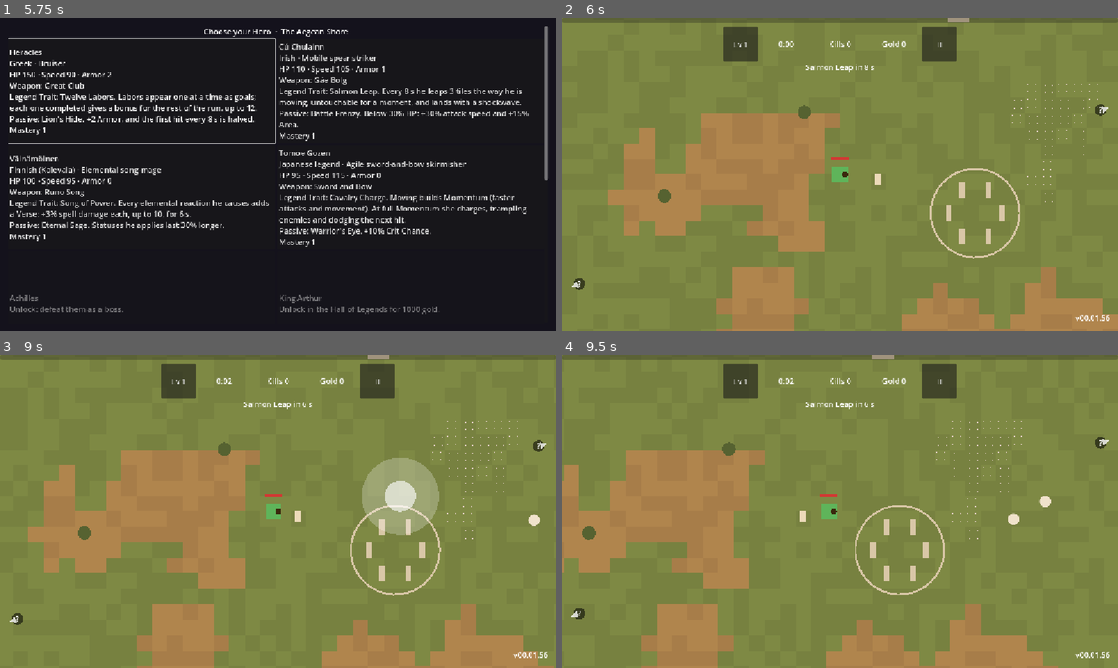
Above: before the commit, frames 1-4 (two rows, left to right).
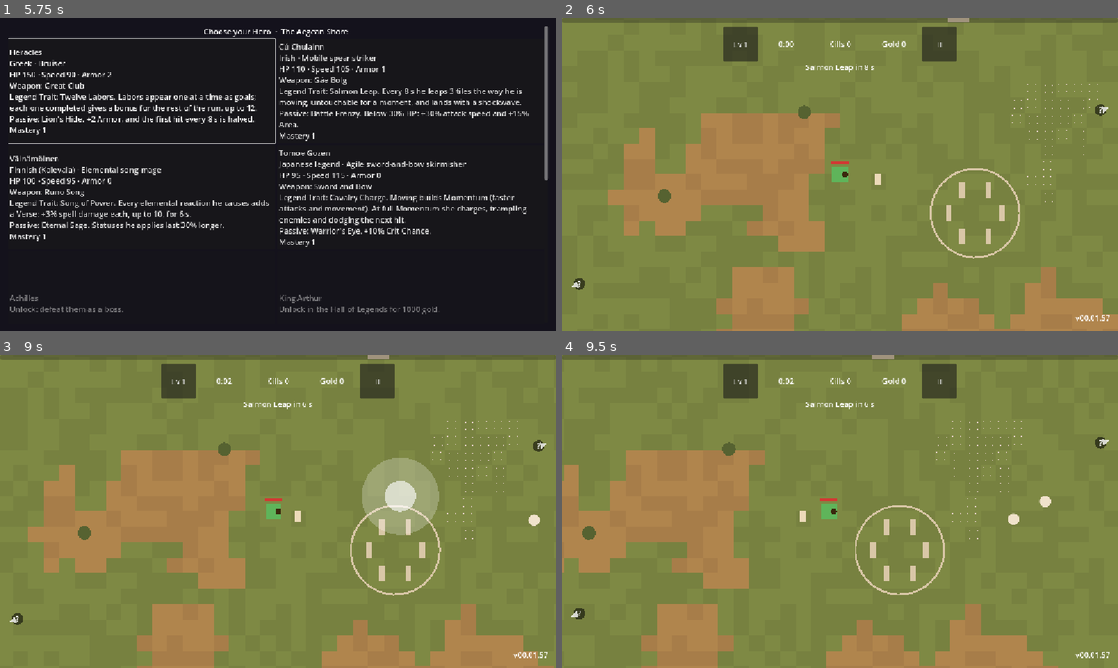
Above: after the commit, the same moments.

Repository: Zephino/Mythriven
Game: Godot game, scene res://scenes/main.tscn
Same seed, same stepped clock (60 frames per second), same inputs: the game is played once before the commit and once after it.
Inputs (mouse positions are in pixels of both pictures, inside the frame that each line leads up to):
- Up to frame 1 (5.75 s): click "Play" at 0.5 s; click "Play" at 1.25 s; click "Co-op" at 2 s; click "Public Games" at 2.75 s; click "Hall of Legends" at 3.5 s; click "Leaderboard" at 4.25 s; click "Suggest a Feature" at 5 s
- Up to frame 2 (6 s): click "The Aegean Shore Best none ye…" at 5.75 s
- Up to frame 3 (9 s): click "Lv 1" at 6.5 s; click "II" at 7.25 s; click "Resume" at 8 s; tap Enter (ui_accept) at 8.75 s; move the mouse to (400, 495) at 8.77 s; hold D (move_right) from 8.78 s (still down); hold Tab (level_badge) from 8.78 s (still down); click (400, 495) at 8.92 s
- Up to frame 4 (9.5 s): keep holding D (move_right); keep holding Tab (level_badge); tap Enter (ui_accept) at 9.02 s

Frame 1 is identical in both runs. In frame 2, less than 0.1% of the frame differs, in the area x 48-99%, y 44-97%; in frame 3, less than 0.1%; in frame 4, less than 0.1%.

Commit message:
v00.01.57 Review: Heracles redrawn with heroic proportions and a readable club
Co-Authored-By: Claude Opus 5.5 <noreply@anthropic.com>
Claude-Session: https://claude.ai/code/session_015nF5Mw8v9R2Etpth2EQKF7

Diff:
--- a/data/art/heracles.json
+++ b/data/art/heracles.json
@@ -1,142 +1,214 @@
 {
- "_doc": "Heracles (GAME_DESIGN.md: Heroes; owner-approved style test 10/31/2026). Pixel art as rows of letters, 1 letter = 1 pixel, drawn facing right; the game mirrors it to face left. '.' is transparent; every other letter is a colour from palette. Frames: idle, and walk (played in turn while moving). anchor is the pixel at the Hero's feet centre (placed on the Hero's position). Iconography from Greek art and Pseudo-Apollodorus: the Nemean lion's skin worn as a hood and cloak, paws knotted on the chest, a beard, a chiton, and the club.",
+ "_doc": "Heracles (GAME_DESIGN.md: Heroes; art style test, owner request 10/31/2026, second version after the owner's feedback). Pixel art as rows of letters, 1 letter = 1 pixel, drawn facing right; the game mirrors it to face left. '.' is transparent; every other letter is a colour from palette. Frames: idle, and walk (played in turn while moving). anchor is the pixel under the middle of the feet. Iconography from Greek vase painting and Pseudo-Apollodorus (Bibliotheca 2.5.1): the Nemean lion's skin worn as a hood (its head over his) and cloak, its paws knotted at the throat; a beard; a short chiton; sandals; and his club. Drawn by scratchpad tool build_heracles.py (shapes, then an automatic dark outline).",
  "size": [
-  18,
-  20
+  24,
+  34
  ],
  "anchor": [
-  9,
-  19
+  14,
+  32
  ],
  "palette": {
-  "o": "#2a1810",
-  "l": "#d09a38",
-  "L": "#9a6420",
-  "m": "#7a4a18",
-  "w": "#f4ecd8",
-  "s": "#e8b080",
-  "S": "#b87a50",
-  "k": "#1a1010",
-  "h": "#4a2a16",
-  "t": "#ece2c8",
-  "T": "#b8aa88",
-  "b": "#6a4020",
-  "c": "#b07a40",
-  "C": "#5a3418"
+  "o": "#24160e",
+  "l": "#d6a040",
+  "L": "#a06a24",
+  "m": "#6e4216",
+  "w": "#f6efe0",
+  "k": "#140c08",
+  "s": "#e2a676",
+  "S": "#b0724a",
+  "h": "#3e2414",
+  "H": "#2a180c",
+  "r": "#a83a2c",
+  "R": "#7a2620",
+  "b": "#5c3a1c",
+  "y": "#d8b048",
+  "c": "#9a6232",
+  "C": "#553012"
  },
  "frames": {
   "idle": [
    [
-    "......oo..........",
-    ".....oLloooooo....",
-    "....olllllllllo...",
-    "...olmllkllllllo..",
-    "...olmlLLLLLLLLLo.",
-    "...olmSwowowowooo.",
-    "...olmSsssksso....",
-    "...olmSsssssSSo...",
-    "...olmShhhhhhSo...",
-    "..olmmohhhhhhho...",
-    "..olmSlltttttLso..",
-    "..olmSsLlttlttsoo.",
-    "..olmSssLlttttsoco",
-    "..olLobbbbbbbbsoco",
-    "..oLLottttttttocCo",
-    "...oLotttTTtttocco",
-    "....oottttttoooCco",
-    ".....osso.ossoccCo",
-    ".....osso.osso.oo.",
-    ".....oooo.oooo...."
+    "..........oo............",
+    ".........ommoooo........",
+    "........olLlllllo.......",
+    "........ollllllklo......",
+    "........olllllllllo.....",
+    "........omLLLLLLLLLo....",
+    "........omLLLLLLLLLo....",
+    "........ooLLLLLLLwwo....",
+    ".......omLoSSssssoo.....",
+    ".......omLoSSssksso.....",
+    ".......omLoSSsssso......",
+    ".......omLooHhhhso......",
+    ".......omLooHhhhho......",
+    ".......omLosllLlsooo....",
+    ".......omLSSsssssSsSo...",
+    ".......omLSSsssssSsso...",
+    ".......omLSSSSsSSSsso...",
+    ".......omLSSssSssSsso...",
+    ".......omLSSssSssSsso...",
+    ".......omLSSsssssSssco..",
+    ".......omLbbbbybbbssco..",
+    ".......omLrRrrRrrrooco..",
+    ".......omLrRrrRrrroocCo.",
+    ".......omLrRrrRrrroocCo.",
+    ".......omrRrrRrrRrroccCo",
+    ".......omRRRRRRRRRRocCCo",
+    ".......omLoSssoSssoocccC",
+    "........oooSssoSssoocccC",
+    "..........obbbobbbooccCC",
+    "..........osbsosbsoocCcC",
+    "..........osssossso.ocCo",
+    "..........obbbbbbbbo.oo.",
+    "...........oooooooo.....",
+    "........................"
    ]
   ],
   "walk": [
    [
-    "......oo..........",
-    ".....oLloooooo....",
-    "....olllllllllo...",
-    "...olmllkllllllo..",
-    "...olmlLLLLLLLLLo.",
-    "...olmSwowowowooo.",
-    "...olmSsssksso....",
-    "...olmSsssssSSo...",
-    "...olmShhhhhhSo...",
-    "..olmmohhhhhhho...",
-    "..olmSlltttttLso..",
-    "..olmSsLlttlttsoo.",
-    "..olmSssLlttttsoco",
-    "..olLobbbbbbbbsoco",
-    "..oLLottttttttocCo",
-    "...oLotttTTtttocco",
-    "....oottttttoooCco",
-    ".....osso..ossocCo",
-    ".....oso....osooo.",
-    "....obbo....obbo.."
+    "..........oo............",
+    ".........ommoooo........",
+    "........olLlllllo.......",
+    "........ollllllklo......",
+    "........olllllllllo.....",
+    "........omLLLLLLLLLo....",
+    "........omLLLLLLLLLo....",
+    "........ooLLLLLLLwwo....",
+    ".......omLoSSssssoo.....",
+    ".......omLoSSssksso.....",
+    ".......omLoSSsssso......",
+    ".......omLooHhhhso......",
+    ".......omLooHhhhho......",
+    ".......omLosllLlsooo....",
+    ".......omLSSsssssSsSo...",
+    ".......omLSSsssssSsso...",
+    ".......omLSSSSsSSSsso...",
+    ".......omLSSssSssSsso...",
+    ".......omLSSssSssSsso...",
+    ".......omLSSsssssSssco..",
+    ".......omLbbbbybbbssco..",
+    ".......omLrRrrRrrrooco..",
+    ".......omLrRrrRrrroocCo.",
+    ".......omLrRrrRrrroocCo.",
+    ".......omrRrrRrrRrroccCo",
+    ".......omRRRRRRRRRRocCCo",
+    ".......omLSssoooSssocccC",
+    "........ooSsso.oSssocccC",
+    ".........obbbo.obbboccCC",
+    ".........osbso.osbsocCcC",
+    ".........ossso.osssoocCo",
+    ".........obbbboobbbbooo.",
+    "..........oooo..oooo....",
+    "........................"
    ],
    [
-    "......oo..........",
-    ".....oLloooooo....",
-    "....olllllllllo...",
-    "...olmllkllllllo..",
-    "...olmlLLLLLLLLLo.",
-    "...olmSwowowowooo.",
-    "...olmSsssksso....",
-    "...olmSsssssSSo...",
-    "...olmShhhhhhSo...",
-    "..olmmohhhhhhho...",
-    "..olmSlltttttLso..",
-    "..olmSsLlttlttsoo.",
-    "..olmSssLlttttsoco",
-    "..olLobbbbbbbbsoco",
-    "..oLLottttttttocCo",
-    "...oLotttTTtttocco",
-    "....oottttttoooCco",
-    ".....osso.ossoccCo",
-    ".....osso.osso.oo.",
-    ".....oooo.oooo...."
+    "..........oo............",
+    ".........ommoooo........",
+    "........olLlllllo.......",
+    "........ollllllklo......",
+    "........olllllllllo.....",
+    "........omLLLLLLLLLo....",
+    "........omLLLLLLLLLo....",
+    "........ooLLLLLLLwwo....",
+    ".......omLoSSssssoo.....",
+    ".......omLoSSssksso.....",
+    ".......omLoSSsssso......",
+    ".......omLooHhhhso......",
+    ".......omLooHhhhho......",
+    ".......omLosllLlsooo....",
+    ".......omLSSsssssSsSo...",
+    ".......omLSSsssssSsso...",
+    ".......omLSSSSsSSSsso...",
+    ".......omLSSssSssSsso...",
+    ".......omLSSssSssSsso...",
+    ".......omLSSsssssSssco..",
+    ".......omLbbbbybbbssco..",
+    ".......omLrRrrRrrrooco..",
+    ".......omLrRrrRrrroocCo.",
+    ".......omLrRrrRrrroocCo.",
+    ".......omrRrrRrrRrroccCo",
+    ".......omRRRRRRRRRRocCCo",
+    ".......omLoSssoSssoocccC",
+    "........oooSssoSssoocccC",
+    "..........obbbobbbooccCC",
+    "..........osbsosbsoocCcC",
+    "..........osssossso.ocCo",
+    "..........obbbbbbbbo.oo.",
+    "...........oooooooo.....",
+    "........................"
    ],
    [
-    "......oo..........",
-    ".....oLloooooo....",
-    "....olllllllllo...",
-    "...olmllkllllllo..",
-    "...olmlLLLLLLLLLo.",
-    "...olmSwowowowooo.",
-    "...olmSsssksso....",
-    "...olmSsssssSSo...",
-    "...olmShhhhhhSo...",
-    "..olmmohhhhhhho...",
-    "..olmSlltttttLso..",
-    "..olmSsLlttlttsoo.",
-    "..olmSssLlttttsoco",
-    "..olLobbbbbbbbsoco",
-    "..oLLottttttttocCo",
-    "...oLotttTTtttocco",
-    "....oottttttoooCco",
-    "......osso.ossocCo",
-    ".......osoosso.oo.",
-    ".......obboobbo..."
+    "..........oo............",
+    ".........ommoooo........",
+    "........olLlllllo.......",
+    "........ollllllklo......",
+    "........olllllllllo.....",
+    "........omLLLLLLLLLo....",
+    "........omLLLLLLLLLo....",
+    "........ooLLLLLLLwwo....",
+    ".......omLoSSssssoo.....",
+    ".......omLoSSssksso.....",
+    ".......omLoSSsssso......",
+    ".......omLooHhhhso......",
+    ".......omLooHhhhho......",
+    ".......omLosllLlsooo....",
+    ".......omLSSsssssSsSo...",
+    ".......omLSSsssssSsso...",
+    ".......omLSSSSsSSSsso...",
+    ".......omLSSssSssSsso...",
+    ".......omLSSssSssSsso...",
+    ".......omLSSsssssSssco..",
+    ".......omLbbbbybbbssco..",
+    ".......omLrRrrRrrrooco..",
+    ".......omLrRrrRrrroocCo.",
+    ".......omLrRrrRrrroocCo.",
+    ".......omrRrrRrrRrroccCo",
+    ".......omRRRRRRRRRRocCCo",
+    ".......omLooSsSssooocccC",
+    "........oo.oSsSsso.occcC",
+    "...........obbbbbo.occCC",
+    "...........osbsbso.ocCcC",
+    "...........ossssso..ocCo",
+    "...........obbbbbbo..oo.",
+    "............oooooo......",
+    "........................"
    ],
    [
-    "......oo..........",
-    ".....oLloooooo....",
-    "....olllllllllo...",
-    "...olmllkllllllo..",
-    "...olmlLLLLLLLLLo.",
-    "...olmSwowowowooo.",
-    "...olmSsssksso....",
-    "...olmSsssssSSo...",
-    "...olmShhhhhhSo...",
-    "..olmmohhhhhhho...",
-    "..olmSlltttttLso..",
-    "..olmSsLlttlttsoo.",
-    "..olmSssLlttttsoco",
-    "..olLobbbbbbbbsoco",
-    "..oLLottttttttocCo",
-    "...oLotttTTtttocco",
-    "....oottttttoooCco",
-    ".....osso.ossoccCo",
-    ".....osso.osso.oo.",
-    ".....oooo.oooo...."
+    "..........oo............",
+    ".........ommoooo........",
+    "........olLlllllo.......",
+    "........ollllllklo......",
+    "........olllllllllo.....",
+    "........omLLLLLLLLLo....",
+    "........omLLLLLLLLLo....",
+    "........ooLLLLLLLwwo....",
+    ".......omLoSSssssoo.....",
+    ".......omLoSSssksso.....",
+    ".......omLoSSsssso......",
+    ".......omLooHhhhso......",
+    ".......omLooHhhhho......",
+    ".......omLosllLlsooo....",
+    ".......omLSSsssssSsSo...",
+    ".......omLSSsssssSsso...",
+    ".......omLSSSSsSSSsso...",
+    ".......omLSSssSssSsso...",
+    ".......omLSSssSssSsso...",
+    ".......omLSSsssssSssco..",
+    ".......omLbbbbybbbssco..",
+    ".......omLrRrrRrrrooco..",
+    ".......omLrRrrRrrroocCo.",
+    ".......omLrRrrRrrroocCo.",
+    ".......omrRrrRrrRrroccCo",
+    ".......omRRRRRRRRRRocCCo",
+    ".......omLoSssoSssoocccC",
+    "........oooSssoSssoocccC",
+    "..........obbbobbbooccCC",
+    "..........osbsosbsoocCcC",
+    "..........osssossso.ocCo",
+    "..........obbbbbbbbo.oo.",
+    "...........oooooooo.....",
+    "........................"
    ]
   ]
  }
--- a/data/config.json
+++ b/data/config.json
@@ -51,7 +51,8 @@
     "walk_frame_px": 6,
     "hp_bar_width_px": 18,
     "hp_bar_height_px": 3,
-    "hp_bar_offset_px": 18,
+    "hp_bar_offset_px": 14,
+    "hp_bar_art_gap_px": 4,
     "hp_bar_color": "#d23c3c",
     "hp_bar_back_color": "#00000099",
     "snap_to_8_directions": true,
--- a/data/schemas.json
+++ b/data/schemas.json
@@ -61,6 +61,7 @@
               "hp_bar_width_px": "number",
               "hp_bar_height_px": "number",
               "hp_bar_offset_px": "number",
+              "hp_bar_art_gap_px": "number",
               "hp_bar_color": "string",
               "hp_bar_back_color": "string",
               "snap_to_8_directions": "bool",
--- a/project.godot
+++ b/project.godot
@@ -11,7 +11,7 @@
 [application]
 
 config/name="Mythriven"
-config/version="00.01.56"
+config/version="00.01.57"
 run/main_scene="res://scenes/main.tscn"
 config/features=PackedStringArray("4.7", "GL Compatibility")
 
--- a/scripts/player/player.gd
+++ b/scripts/player/player.gd
@@ -220,7 +220,12 @@
 func _draw_hp_bar() -> void:
 	var width: float = Data.cfg_float("player.hp_bar_width_px")
 	var height: float = Data.cfg_float("player.hp_bar_height_px")
-	var top_left := Vector2(-width * 0.5, -Data.cfg_float("player.hp_bar_offset_px"))
+	var offset: float = Data.cfg_float("player.hp_bar_offset_px")
+	var art: Dictionary = PixelArt.find(str(hero.get("id", "")))
+	if not art.is_empty():
+		# Just above the top of the Hero's art.
+		offset = (art["anchor"] as Vector2).y - body_radius + Data.cfg_float("player.hp_bar_art_gap_px")
+	var top_left := Vector2(-width * 0.5, -offset)
 	draw_rect(Rect2(top_left, Vector2(width, height)), Color.html(Data.cfg_string("player.hp_bar_back_color")))
 	var fraction: float = clampf(hp / max_hp, 0.0, 1.0) if max_hp > 0.0 else 0.0
 	draw_rect(Rect2(top_left, Vector2(width * fraction, height)), Color.html(Data.cfg_string("player.hp_bar_color")))
Not shown, added: tools/.gdignore
Not shown, changed: CHANGELOG.md
Not shown, changed: VERSION
Not shown, changed: docs/AI_STATUS.md
Not shown, changed: docs/ART_RULES.md
Not shown, added: tools/art/build_heracles.py
